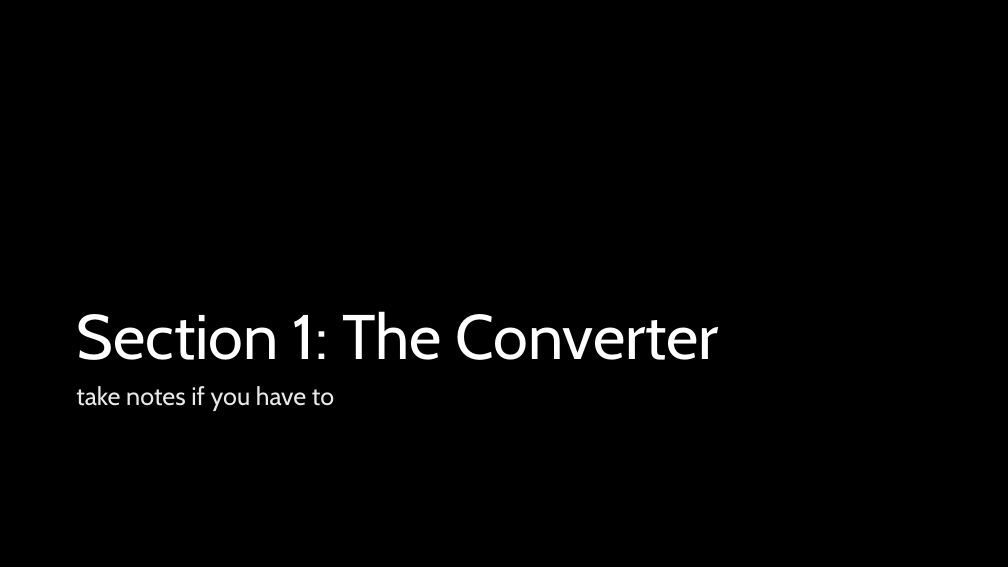
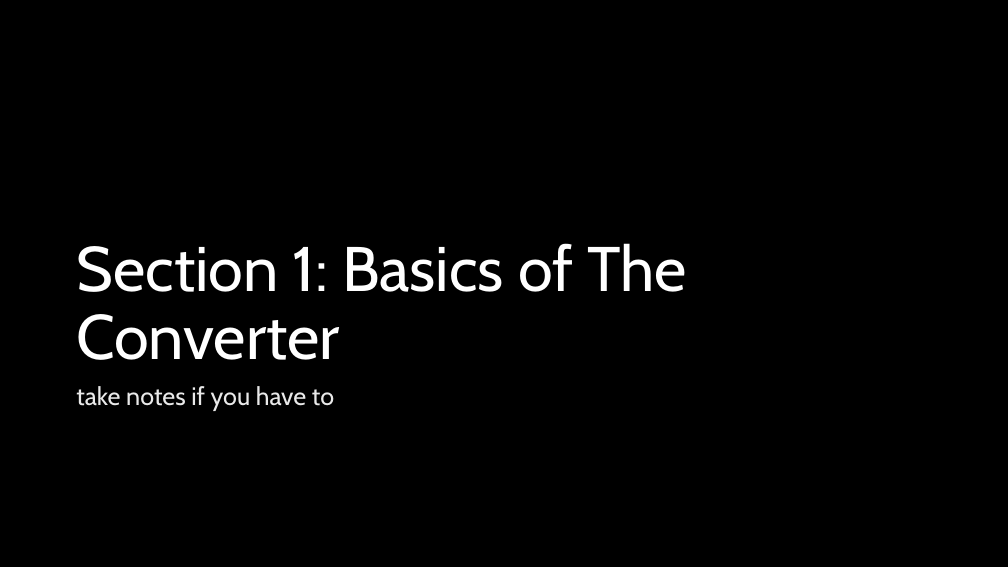
Before and after one commit to ut-ras/rm_electrical-supercap_v2, a slide deck: slide 3 of UT Robomasters – Supercap Power Stage Modeling.pptx. Drawn at 1008x567 pixels with LibreOffice and Linux fonts; fonts in the diff are those of the drawing. Boxes give left, top, right and bottom in pixels: in the first picture for what was removed or moved away, otherwise in the second. Text is boxed around its words. In the diff, an @@ line names an element or a change of style, - is before the commit and + after.

```diff
--- a/UT Robomasters – Supercap Power Stage Modeling.pptx
+++ b/UT Robomasters – Supercap Power Stage Modeling.pptx
@@ title at <box>76,243,688,360</box>: text changed @@
-Section 1: The Converter
+Section 1: Basics of The Converter
```
Also in this commit, not shown: 3 other slides changed, 2 slides added, 8 other files.
